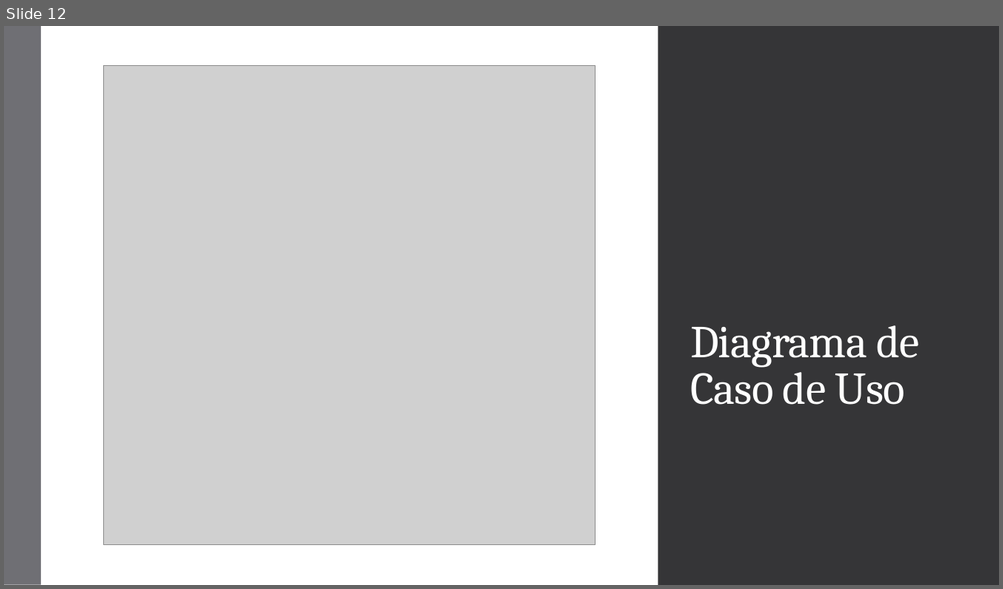
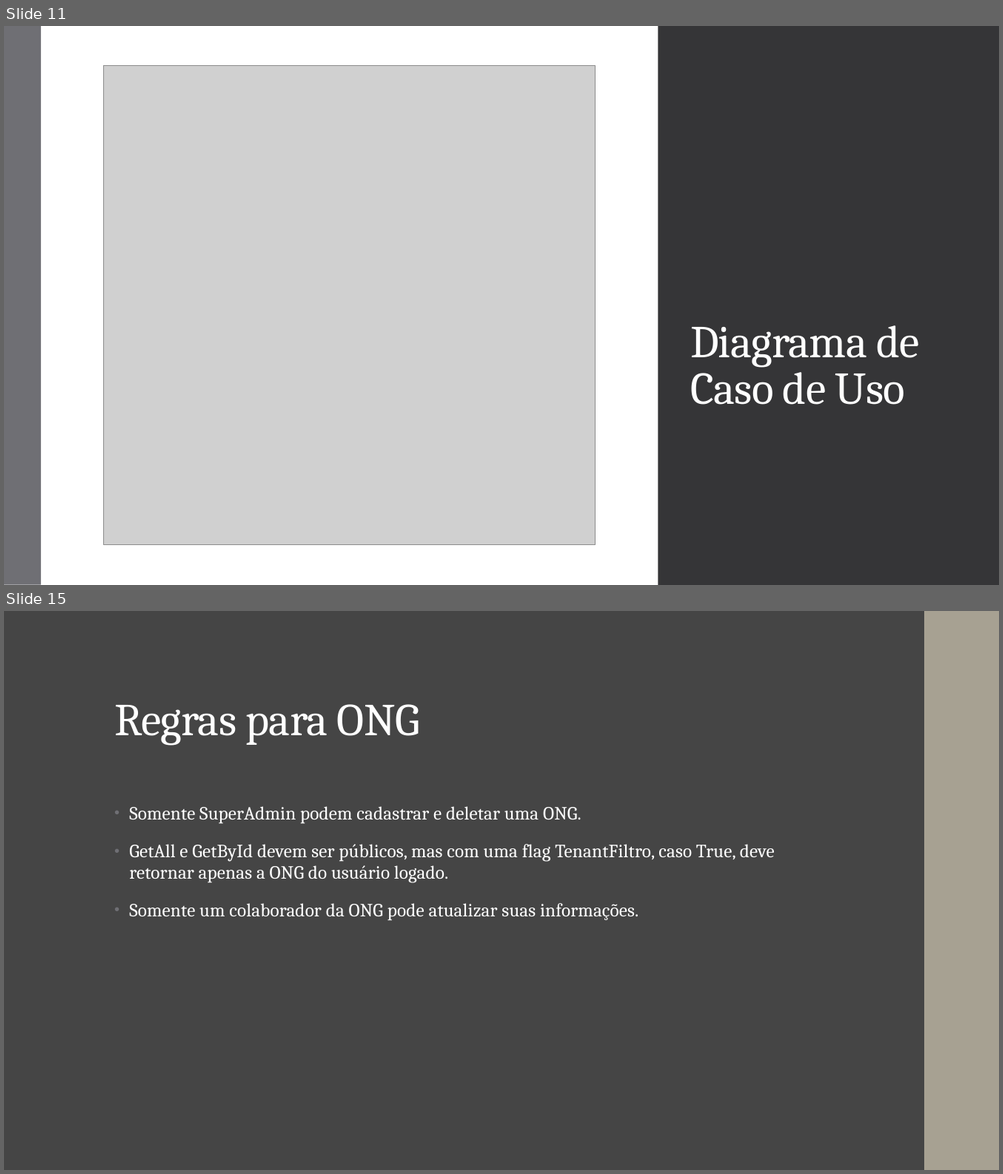
Before and after one commit to AlarconVinicius/sistema-de-gestao-para-ong-de-animais, a slide deck: docs/SaaS ONG Pet.pptx. Shown one above the other, each under a label of ours: slide 12 before the commit, slides 11 and 15 after it; the slides between them are not shown. The pictures are 1003x589 and 1003x1174 pixels, drawn with LibreOffice and Linux fonts; fonts in the diff are those of the drawing; grey boxes stand for pictures. Boxes give left, top, right and bottom in pixels: in the first picture for what was removed or moved away, otherwise in the second. Text is boxed around its words. In the diff, an @@ line names an element or a change of style, - is before the commit and + after.

Commit message:
docs: Atualizar ppt

```diff
--- a/docs/SaaS ONG Pet.pptx
+++ b/docs/SaaS ONG Pet.pptx
@@ slide 15 added at bbox=[4, 611, 999, 1170], background #454545 @@
@@ rectangle added at bbox=[4, 611, 999, 1170], fill #454545 @@
@@ rectangle added at bbox=[924, 611, 999, 1170], fill #A7A192 @@
@@ rectangle added at bbox=[925, 611, 999, 1170], fill #A7A192 @@
@@ title added at bbox=[114, 704, 419, 745], 44 pt, text #FFFFFF @@
+Regras para ONG
@@ text added at bbox=[129, 806, 774, 921], 18 pt, text #FFFFFF @@
+• Somente SuperAdmin podem cadastrar e deletar uma ONG.
+• GetAll e GetById devem ser públicos, mas com uma flag TenantFiltro, caso True, deve retornar apenas a ONG do usuário logado.
+• Somente um colaborador da ONG pode atualizar suas informações.
@@ what was slide 12 is now slide 11 @@
```
Also in this commit, not shown: 5 other slides added, 1 slide removed.
